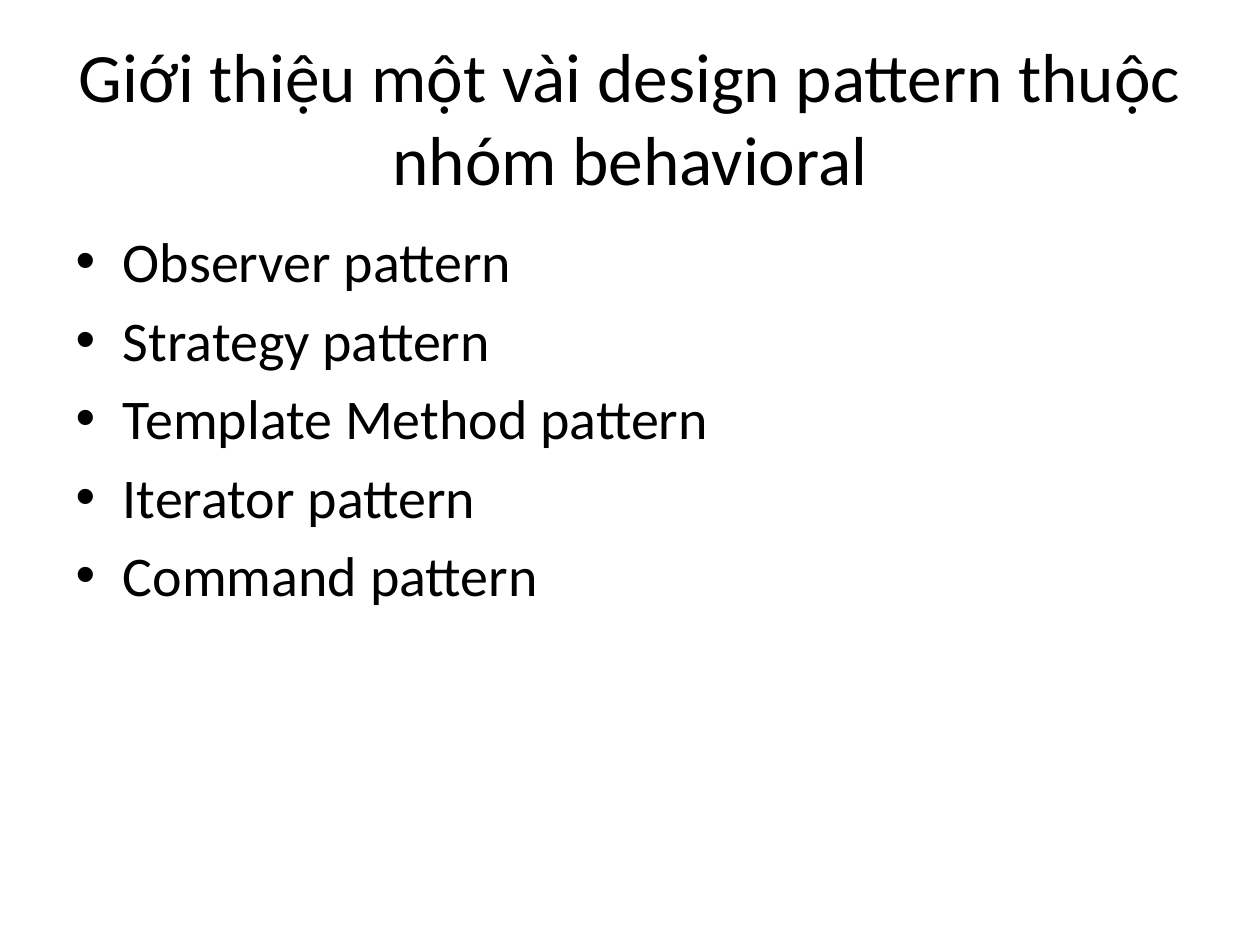
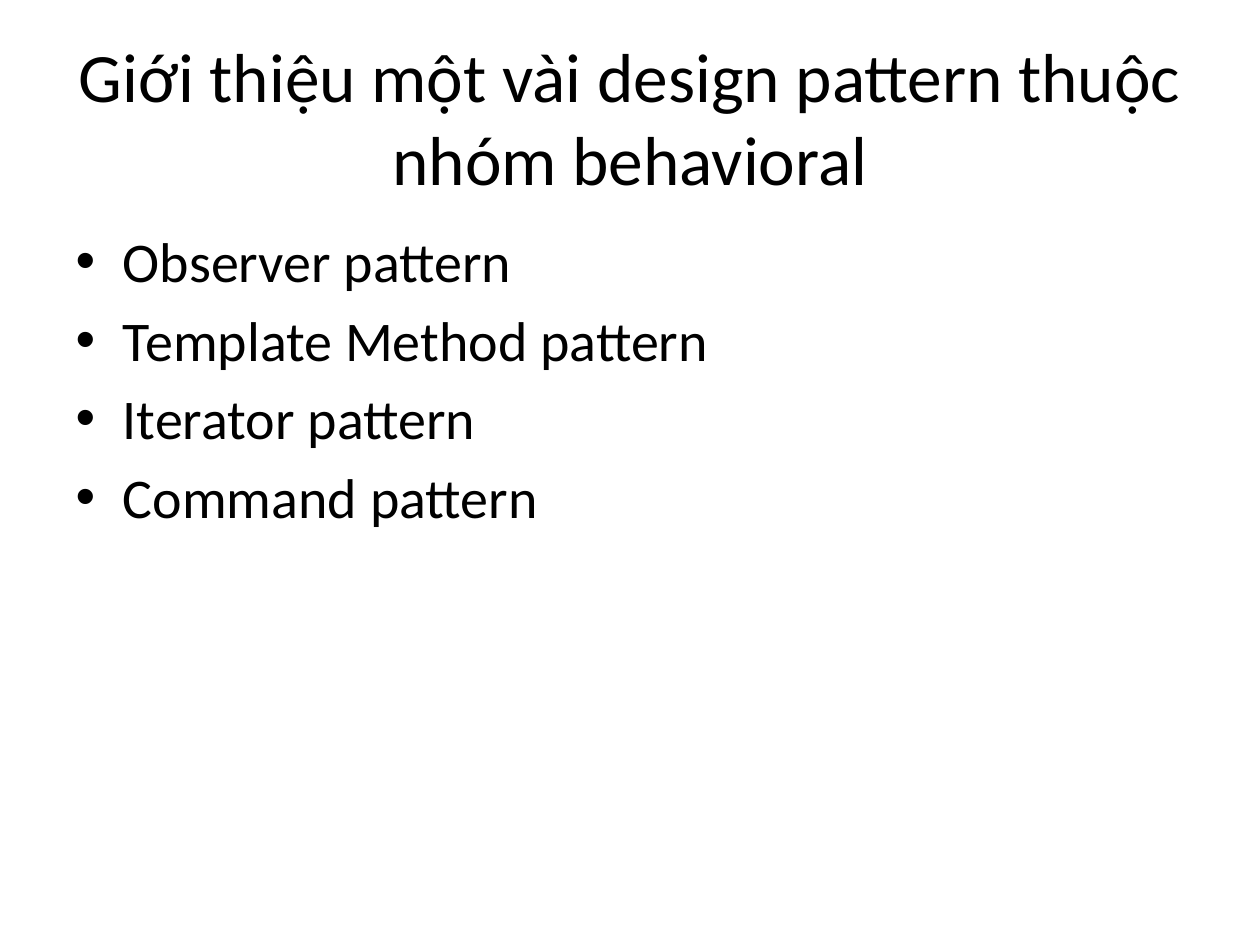
Before and after one commit to taole/slide, a slide deck: slide 8 of designpatter.pptx. Drawn at 1260x945 pixels with LibreOffice and Linux fonts; fonts in the diff are those of the drawing. Boxes give left, top, right and bottom in pixels: in the first picture for what was removed or moved away, otherwise in the second. Text is boxed around its words. In the diff, an @@ line names an element or a change of style, - is before the commit and + after.

Commit message:
finish

```diff
--- a/designpatter.pptx
+++ b/designpatter.pptx
@@ text at [123, 324, 489, 371]: paragraph removed @@
-• Strategy pattern
```
Also in this commit, not shown: 1 other slide changed, 14 slides added.
